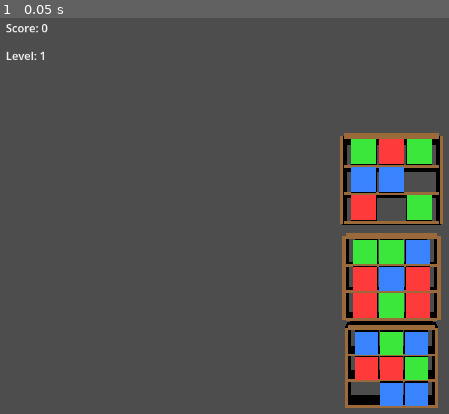
Above: before the commit, frame 1.
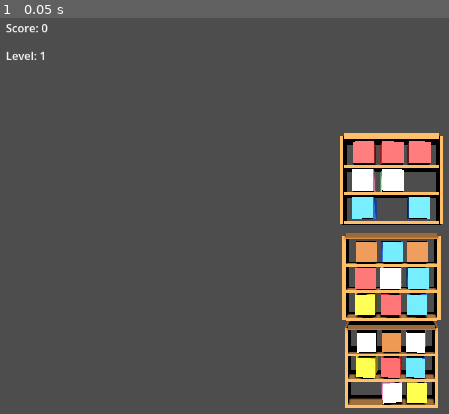
Above: after the commit, the same moment.

Repository: rochanehurst/TripleSort
Game: Godot game, scene res://scenes/core/GameScene.tscn
Two runs of this game, one before a commit and one after it. Both use one fixed random seed, a clock stepped at 60 frames per second and the inputs below.
Inputs:
- Up to frame 1 (0.05 s): no input

The runs differ from the first frame. In frame 1, 11% of the frame differs, in the area x 75-99%, y 29-99%.

Commit message:
ThemeLoader system working - data-driven colors from JSON

Diff:
--- /dev/null
+++ b/assets/themes/beach/theme_data.json
@@ -0,0 +1,26 @@
+{
+  "theme_id": "beach",
+  "display_name": "Beach Day",
+  "shelf_color": [0.76, 0.60, 0.42],
+  "background_color": [0.53, 0.81, 0.98],
+  "objects": [
+	{"type_id": "beach_ball_red", "mesh": "beach_ball.glb", "color": [1.0, 0.2, 0.2]},
+	{"type_id": "beach_ball_blue", "mesh": "beach_ball.glb", "color": [0.2, 0.5, 1.0]},
+	{"type_id": "beach_ball_yellow", "mesh": "beach_ball.glb", "color": [1.0, 0.9, 0.1]},
+	{"type_id": "ice_cream_pink", "mesh": "ice_cream.glb", "color": [1.0, 0.6, 0.8]},
+	{"type_id": "ice_cream_mint", "mesh": "ice_cream.glb", "color": [0.6, 1.0, 0.7]},
+	{"type_id": "ice_cream_brown", "mesh": "ice_cream.glb", "color": [0.5, 0.3, 0.1]},
+	{"type_id": "bucket_red", "mesh": "bucket.glb", "color": [1.0, 0.2, 0.2]},
+	{"type_id": "bucket_blue", "mesh": "bucket.glb", "color": [0.2, 0.5, 1.0]},
+	{"type_id": "bucket_yellow", "mesh": "bucket.glb", "color": [1.0, 0.9, 0.1]},
+	{"type_id": "shell_pink", "mesh": "shell.glb", "color": [1.0, 0.7, 0.8]},
+	{"type_id": "shell_white", "mesh": "shell.glb", "color": [0.95, 0.95, 0.9]},
+	{"type_id": "shell_orange", "mesh": "shell.glb", "color": [1.0, 0.5, 0.2]},
+	{"type_id": "fish_red", "mesh": "fish.glb", "color": [1.0, 0.2, 0.2]},
+	{"type_id": "fish_blue", "mesh": "fish.glb", "color": [0.2, 0.5, 1.0]},
+	{"type_id": "fish_yellow", "mesh": "fish.glb", "color": [1.0, 0.9, 0.1]},
+	{"type_id": "crab_red", "mesh": "crab.glb", "color": [1.0, 0.2, 0.2]},
+	{"type_id": "crab_orange", "mesh": "crab.glb", "color": [1.0, 0.5, 0.1]},
+	{"type_id": "crab_pink", "mesh": "crab.glb", "color": [1.0, 0.6, 0.8]}
+  ]
+}
--- /dev/null
+++ b/autoloads/ThemeLoader.gd
@@ -0,0 +1,73 @@
+extends Node
+
+var current_theme: Dictionary = {}
+var _mesh_cache: Dictionary = {}
+
+func load_theme(theme_id: String) -> bool:
+	var path = "res://assets/themes/" + theme_id + "/theme_data.json"
+	var file = FileAccess.open(path, FileAccess.READ)
+	if file == null:
+		push_error("ThemeLoader: could not open " + path)
+		return false
+	var json = JSON.new()
+	var result = json.parse(file.get_as_text())
+	file.close()
+	if result != OK:
+		push_error("ThemeLoader: JSON parse error in " + path)
+		return false
+	current_theme = json.get_data()
+	_mesh_cache.clear()
+	print("ThemeLoader: loaded theme '", current_theme.theme_id, "' with ", current_theme.objects.size(), " object types")
+	return true
+
+func get_object_types() -> Array:
+	if current_theme.is_empty():
+		return []
+	return current_theme.objects
+
+func get_mesh_for_type(type_id: String) -> Mesh:
+	if _mesh_cache.has(type_id):
+		return _mesh_cache[type_id]
+	var obj_data = _get_object_data(type_id)
+	if obj_data.is_empty():
+		return null
+	var mesh_path = "res://assets/themes/" + current_theme.theme_id + "/models/" + obj_data.mesh
+	if not ResourceLoader.exists(mesh_path):
+		# Fallback to box mesh if GLB not found yet
+		var box = BoxMesh.new()
+		box.size = Vector3(0.8, 0.8, 0.8)
+		return box
+	var scene = load(mesh_path) as PackedScene
+	if scene == null:
+		return null
+	var instance = scene.instantiate()
+	var mesh_instance = instance.find_child("*", true, false) as MeshInstance3D
+	var mesh = mesh_instance.mesh if mesh_instance else null
+	_mesh_cache[type_id] = mesh
+	instance.queue_free()
+	return mesh
+
+func get_color_for_type(type_id: String) -> Color:
+	var obj_data = _get_object_data(type_id)
+	if obj_data.is_empty():
+		return Color.WHITE
+	var c = obj_data.color
+	return Color(c[0], c[1], c[2])
+
+func get_shelf_color() -> Color:
+	if current_theme.is_empty():
+		return Color(0.6, 0.4, 0.2)
+	var c = current_theme.shelf_color
+	return Color(c[0], c[1], c[2])
+
+func get_background_color() -> Color:
+	if current_theme.is_empty():
+		return Color(0.3, 0.3, 0.3)
+	var c = current_theme.background_color
+	return Color(c[0], c[1], c[2])
+
+func _get_object_data(type_id: String) -> Dictionary:
+	for obj in current_theme.objects:
+		if obj.type_id == type_id:
+			return obj
+	return {}
--- a/project.godot
+++ b/project.godot
@@ -20,6 +20,7 @@
 EventBus="*uid://cl4rlw1nhtpif"
 GameState="*uid://8h84yrw5erxq"
 AudioManager="*uid://byvlgbqmo0er2"
+ThemeLoader="*uid://bv1dyvfytqm2l"
 
 [physics]
 
--- a/scenes/core/Board.tscn
+++ b/scenes/core/Board.tscn
@@ -12,3 +12,8 @@
 [node name="DirectionalLight3D" type="DirectionalLight3D" parent="." unique_id=1997707191]
 
 [node name="ObjectContainer" type="Node3D" parent="." unique_id=411728820]
+
+[node name="DirectionalLight3D2" type="DirectionalLight3D" parent="." unique_id=950806402]
+transform = Transform3D(1, 0, 0, 0, 0.49999997, 0.86602545, 0, -0.86602545, 0.49999997, 0, 0, 0)
+light_energy = 1.2
+shadow_enabled = true
--- a/scenes/objects/MatchObject.tscn
+++ b/scenes/objects/MatchObject.tscn
@@ -3,6 +3,7 @@
 [ext_resource type="Script" uid="uid://dr4gdg574v0ow" path="res://scripts/objects/MatchObject.gd" id="1_k6ukn"]
 
 [sub_resource type="BoxMesh" id="BoxMesh_k6ukn"]
+size = Vector3(0.85, 0.85, 0.85)
 
 [sub_resource type="BoxShape3D" id="BoxShape3D_0jfsb"]
 
--- a/scripts/core/Board.gd
+++ b/scripts/core/Board.gd
@@ -40,10 +40,13 @@
 		object_container.add_child(obj)
 		obj.type_id = type_ids[idx]
 		var mat = StandardMaterial3D.new()
-		mat.albedo_color = type_colors.get(obj.type_id, Color(1, 1, 1))
+		mat.albedo_color = ThemeLoader.get_color_for_type(obj.type_id)
+		mat.roughness = 0.7
+		mat.metallic = 0.1
 		obj.get_node("MeshInstance3D").material_override = mat
 		var world_pos = shelf.get_slot_world_position(slot.row, slot.col)
 		obj.position = world_pos
+		obj.rotation.y = randf_range(-0.15, 0.15)
 		shelf.place_object(obj, slot.row, slot.col)
 
 func _input(event: InputEvent) -> void:
--- a/scripts/core/GameManager.gd
+++ b/scripts/core/GameManager.gd
@@ -18,7 +18,11 @@
 	_board.clear_board()
 	_board.setup_shelves(shelf_scene, shelf_count)
 
-	# Build slot positions and shuffle them so empty slots are random
+	# Load theme
+	ThemeLoader.load_theme(GameState.current_theme)
+	var object_types = ThemeLoader.get_object_types()
+
+	# Build slot list and shuffle
 	var all_slots = []
 	for shelf_idx in shelf_count:
 		for row in 3:
@@ -26,13 +30,13 @@
 				all_slots.append({"shelf": shelf_idx, "row": row, "col": col})
 	all_slots.shuffle()
 
-	# 3 shelves x 3 rows x 3 cols = 27 slots
-	# Use 24 slots (8 per type x 3 types), leave 3 empty
-	var types = ["type_a", "type_b", "type_c"]
+	# Fill slots with guaranteed sets of 3
+	# 27 slots total, use 24 (leave 3 empty)
 	var type_ids = []
-	for t in types:
-		for i in 8:
-			type_ids.append(t)
+	for i in 8:
+		var obj_type = object_types[i % object_types.size()]
+		for j in 3:
+			type_ids.append(obj_type.type_id)
 	type_ids.shuffle()
 
 	_board.spawn_objects_at_slots(match_object_scene, type_ids, all_slots)
--- a/scripts/core/ShelfUnit.gd
+++ b/scripts/core/ShelfUnit.gd
@@ -40,7 +40,6 @@
 	return slots[row][col]
 
 func check_matches() -> void:
-	# Clean stale references first
 	for row in ROW_COUNT:
 		for col in SLOTS_PER_ROW:
 			if slots[row][col] != null and not is_instance_valid(slots[row][col]):
@@ -53,6 +52,7 @@
 			var c = slots[row][col + 2]
 			if a == null or b == null or c == null:
 				continue
+			print("Checking: ", a.type_id, " | ", b.type_id, " | ", c.type_id)
 			if a.type_id == b.type_id and b.type_id == c.type_id:
 				_clear_match(row, col)
 				return
Not shown, added: autoloads/ThemeLoader.gd.uid
